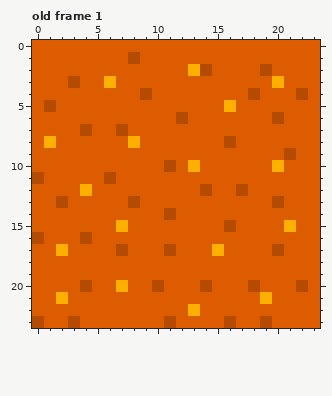
Two versions of one pixel-art file, graphics/lava1.ase. That is the earlier state.
24x24 pixels, 2 frames. Shown: old frame 1. The commit also changed other frames, which this record leaves out.
After:
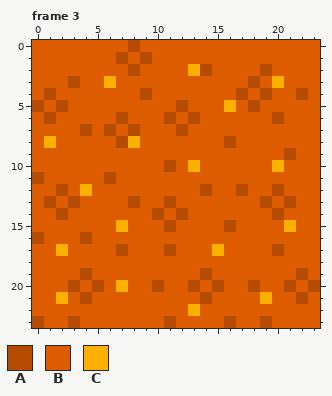
Palette (. is transparent): A #b54b00  B #de5c00  C #fcb100
A new or re-ordered frame is compared with the old frame closest to it.
The exact change:
frames 2 -> 8
--- frame 3 is new; against old frame 1
@@ x 0..23 @@
- 0 BBBBBBBBBBBBBBBBBBBBBBBB
- 1 BBBBBBBBABBBBBBBBBBBBBBB
- 2 BBBBBBBBBBBBBCABBBBABBBB
- 3 BBBABBCBBBBBBBBBBBBBCBBB
- 4 BBBBBBBBBABBBBBBBBABBBAB
- 5 BABBBBBBBBBBBBBBCBBBBBBB
- 6 BBBBBBBBBBBBABBBBBBBABBB
- 7 BBBBABBABBBBBBBBBBBBBBBB
- 8 BCBBBBBBCBBBBBBBABBBBBBB
+ 0 BBBBBBBBABBBBBBBBBBBBBBB
+ 1 BBBBBBBABABBBBBBBBBBBBBB
+ 2 BBBBBBBBABBBBCABBBBABBBB
+ 3 BBBABBCBBBBBBBBBBBABCBBB
+ 4 BABBBBBBBABBBBBBBABABBAB
+ 5 ABABBBBBBBBBABBBCBABBBBB
+ 6 BABBBBBABBBABABBBBBBABBB
+ 7 BBBBABABABBBABBBBBBBBBBB
+ 8 BCBBBBBACBBBBBBBABBBBBBB
  9 BBBBBBBBBBBBBBBBBBBBBABB
@@ x 0..23 @@
 11 ABBBBBABBBBBBBBBBBBBBBBB
-12 BBBBCBBBBBBBBBABBABBBBBB
-13 BBABBBBBABBBBBBBBBBBABBB
-14 BBBBBBBBBBBABBBBBBBBBBBB
-15 BBBBBBBCBBBBBBBBABBBBCBB
+12 BBABCBBBBBBBBBABBABBABBB
+13 BABABBBBABBABBBBBBBABABB
+14 BBABBBBBBBABABBBBBBBABBB
+15 BBBBBBBCBBBABBBBABBBBCBB
 16 ABBBABBBBBBBBBBBBBBBBBBB
@@ x 0..23 @@
 18 BBBBBBBBBBBBBBBBBBBBBBBB
-19 BBBBBBBBBBBBBBBBBBBBBBBB
-20 BBBBABBCBBABBBABBBABBBAB
-21 BBCBBBBBBBBBBBBBBBBCBBBB
+19 BBBBABBBBBBBBBABBBBBBBAB
+20 BBBABABCBBABBABABBABBABA
+21 BBCBABBBBBBBBBABBBBCBBAB
 22 BBBBBBBBBBBBBCBBBBBBBBBB
Changed places in both pictures, as pixel boxes (x1, y1, x2, y2):
changed: (104, 40, 272, 148)
changed: (32, 88, 68, 124)
changed: (44, 184, 80, 220)
changed: (260, 184, 296, 220)
changed: (152, 196, 224, 304)
changed: (68, 268, 104, 304)
changed: (284, 268, 320, 304)
